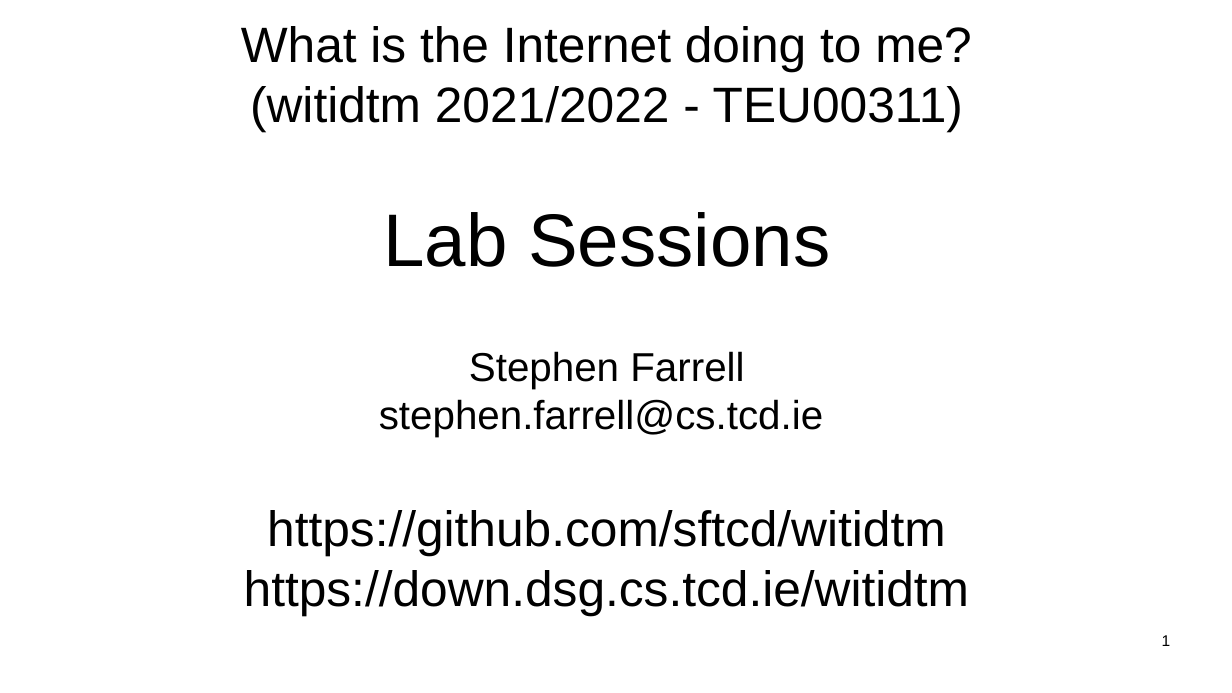
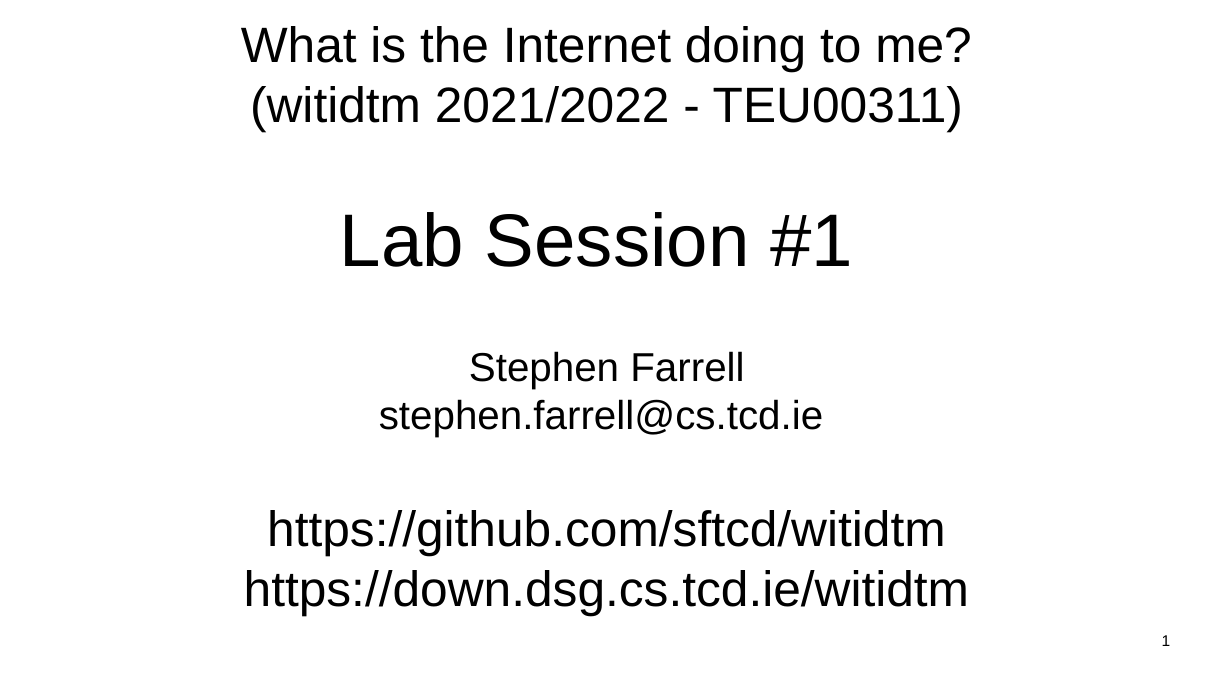
Before and after one commit to sftcd/witidtm, a slide deck: slide 1 of lectures/2021-2022/labs.odp. Drawn at 1232x693 pixels with LibreOffice and Linux fonts; fonts in the diff are those of the drawing. Boxes give left, top, right and bottom in pixels: in the first picture for what was removed or moved away, otherwise in the second. Text is boxed around its words. In the diff, an @@ line names an element or a change of style, - is before the commit and + after.

```diff
--- a/lectures/2021-2022/labs.odp
+++ b/lectures/2021-2022/labs.odp
@@ subtitle at (340, 212, 853, 267): text changed @@
-Lab Sessions
+Lab Session #1
```
Also in this commit, not shown: 11 slides added, 3 other files.
